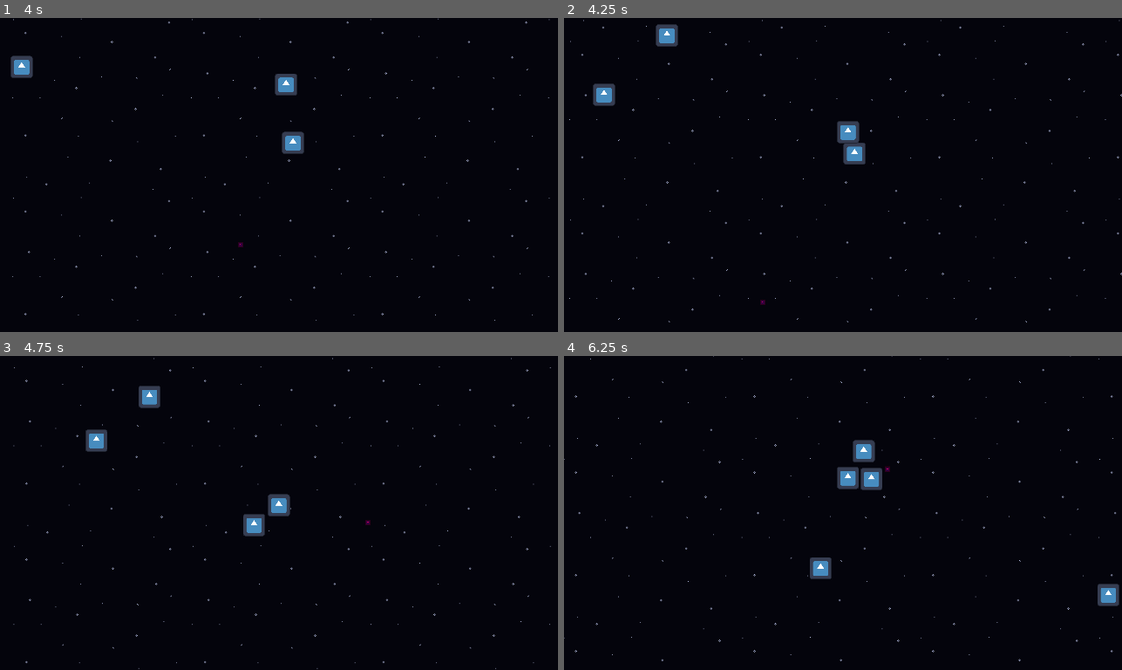
Above: before the commit, frames 1-4 (two rows, left to right).
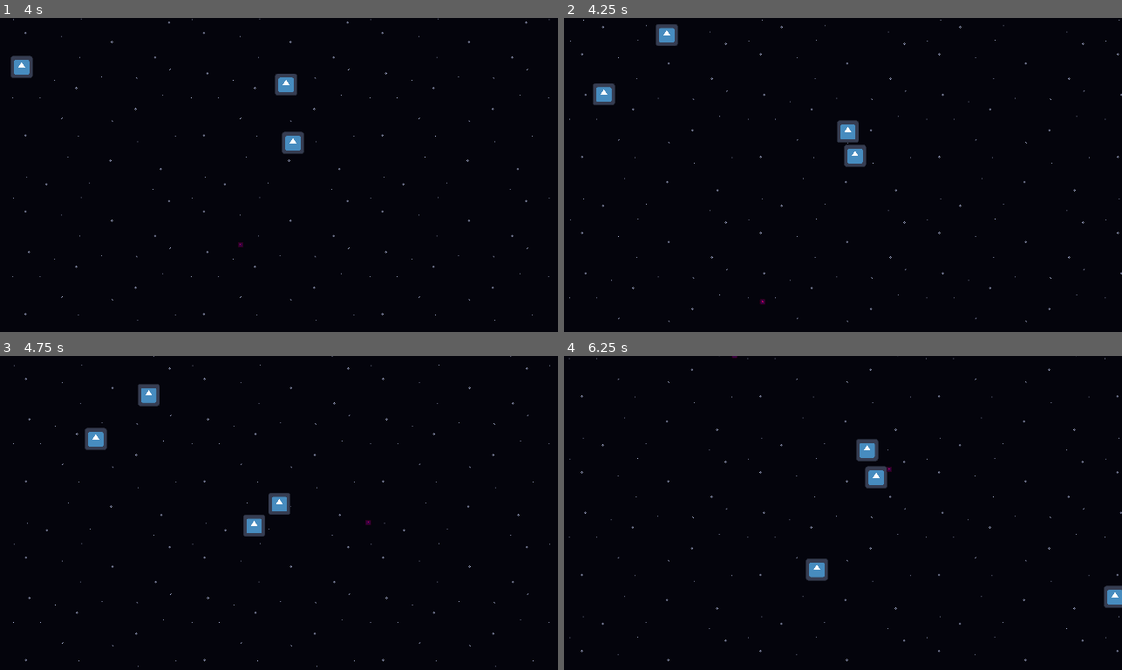
Above: after the commit, the same moments.

Repository: WinterAtne/Game-Jam
Game: Godot game, scene res://scenes/main.tscn
The game is run twice, just before and just after one commit, with the same random seed, the same clock (stepped at 60 frames per second) and the same inputs. The engine's default icon, where the game draws it, is replaced by a stand-in: a white triangle on a blue panel in a dark square.
Inputs (mouse positions are in pixels of both pictures, inside the frame that each line leads up to):
- Up to frame 1 (4 s): click "Start" at 0.5 s; tap Enter at 1.25 s; move the mouse to (401, 159) at 1.27 s; hold D (right) 1.28-2.03 s; click (401, 159) at 1.35 s; move the mouse to (167, 190) at 2.02 s; hold Down (down) 2.03-2.78 s; click (167, 190) at 2.1 s; move the mouse to (334, 105) at 2.77 s; hold D (right) 2.78-3.53 s; click (334, 105) at 2.85 s; move the mouse to (251, 237) at 3.52 s; hold W (up) from 3.53 s (still down); click (251, 237) at 3.6 s
- Up to frame 2 (4.25 s): keep holding W (up)
- Up to frame 3 (4.75 s): move the mouse to (446, 560) at 4.27 s; release W (up) at 4.28 s; hold A (left) from 4.28 s (still down); click (446, 560) at 4.35 s
- Up to frame 4 (6.25 s): move the mouse to (675, 465) at 5.02 s; click (675, 465) at 5.1 s; move the mouse to (870, 513) at 5.77 s; release A (left) at 5.78 s; hold Down (down) from 5.78 s (still down); click (870, 513) at 5.85 s

Frame 1 is identical in both runs. In frame 2, 0.6% of the frame differs, in the area x 0-100%, y 0-97%; in frame 3, 0.9%; in frame 4, 1.8%, in the area x 0-100%, y 0-98%.

Commit message:
Increased knockback smoothness further, and fixed player health at 5

Diff:
--- a/scenes/player.gd
+++ b/scenes/player.gd
@@ -50,3 +50,4 @@
 
 func _on_damageable_took_damage(attacker: Damager, new_health: int, direction: Vector2) -> void:
 	knockback = attacker.knockback * -direction
+	velocity += knockback / 4
--- a/scenes/player.tscn
+++ b/scenes/player.tscn
@@ -33,7 +33,7 @@
 collision_layer = 32768
 collision_mask = 32768
 script = ExtResource("4_s10mj")
-max_health = 10000
+max_health = 5
 
 [node name="CollisionShape2D" type="CollisionShape2D" parent="Damageable"]
 shape = SubResource("CircleShape2D_37oti")
